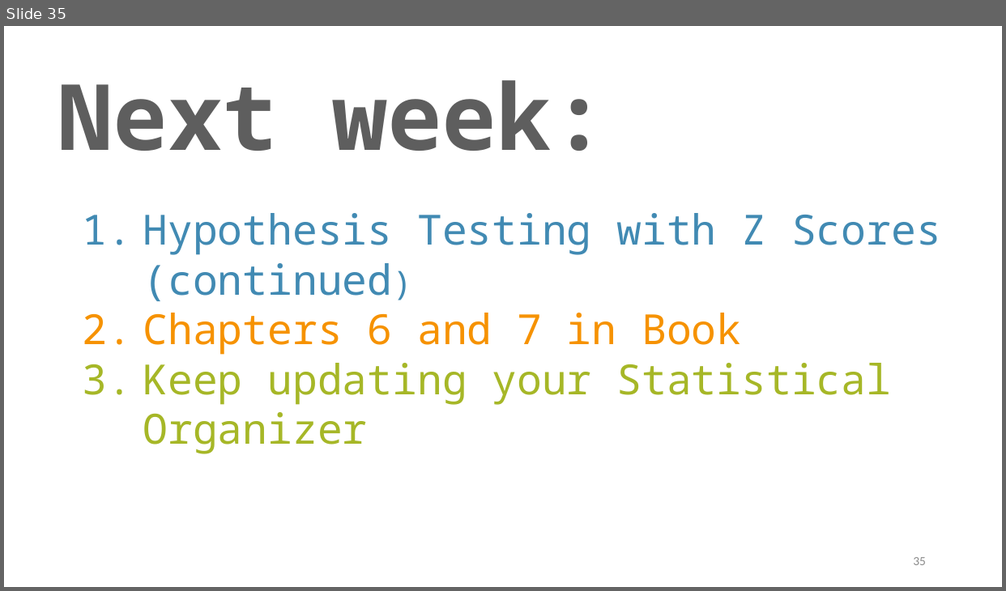
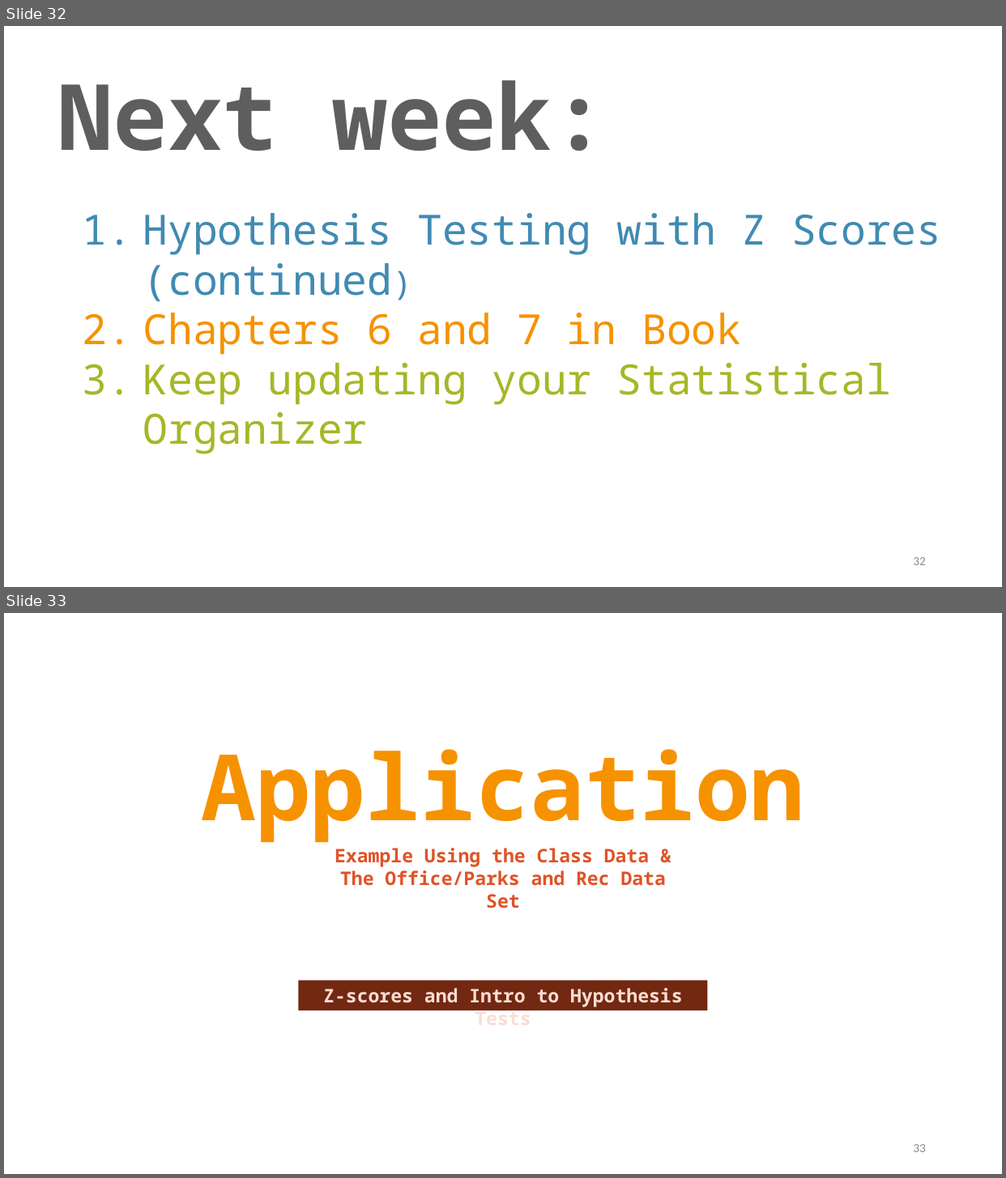
Before and after one commit to TysonStanley/EDU-6050, a slide deck: Slides/04_EDUC_6050_2018.pptx. Shown one above the other, each under a label of ours: slide 35 before the commit, slides 32 and 33 after it. The pictures are 1006x591 and 1006x1178 pixels, drawn with LibreOffice and Linux fonts; fonts in the diff are those of the drawing. Boxes give left, top, right and bottom in pixels: in the first picture for what was removed or moved away, otherwise in the second. Text is boxed around its words. In the diff, an @@ line names an element or a change of style, - is before the commit and + after.

```diff
--- a/Slides/04_EDUC_6050_2018.pptx
+++ b/Slides/04_EDUC_6050_2018.pptx
@@ slide 33 added at bbox=[4, 613, 1002, 1174], background #FFFFFF @@
@@ text added at bbox=[202, 749, 805, 842], 88 pt, text #F69200, bold @@
+Application
@@ text added at bbox=[334, 848, 666, 886], 18 pt, text #DF5327, bold @@
+Example Using the Class Data &
+The Office/Parks and Rec Data Set
@@ rectangle added at bbox=[298, 981, 707, 1011], fill #722811, 18 pt, text #F9DDD4, bold @@
+Z-scores and Intro to Hypothesis Tests
@@ page number added at bbox=[913, 1144, 926, 1152], 12 pt, text #8C8C8C @@
+33
@@ what was slide 35 is now slide 32 @@
@@ page number at bbox=[913, 557, 926, 565]: text changed @@
-35
+32
```
Also in this commit, not shown: 3 slides removed, 6 other files.
